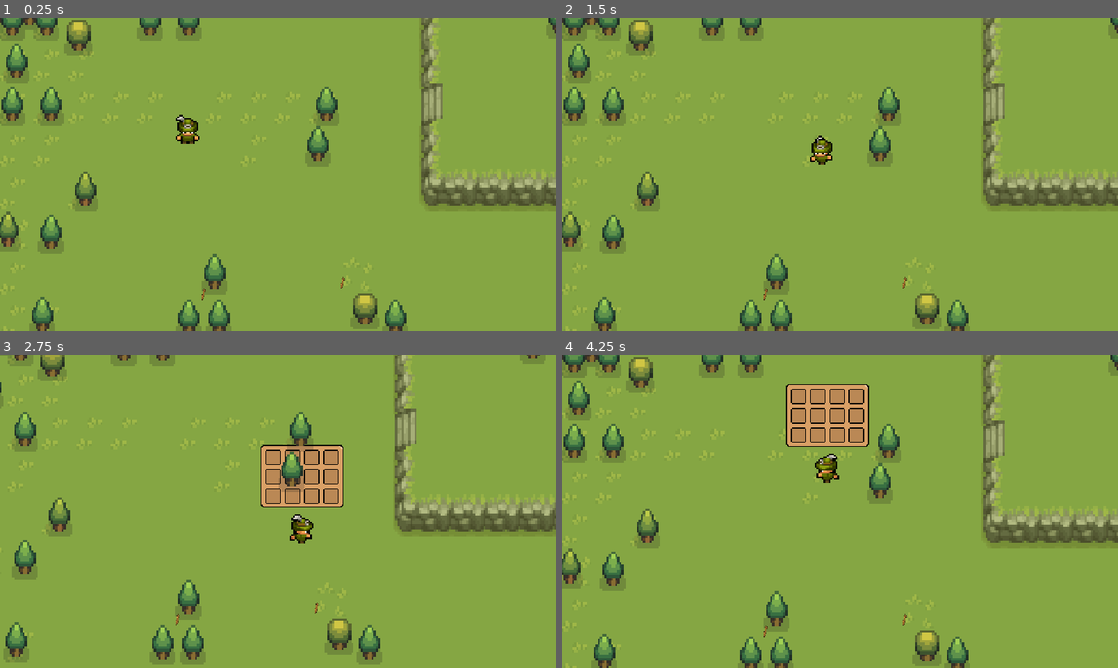
Above: before the commit, frames 1-4 (two rows, left to right).
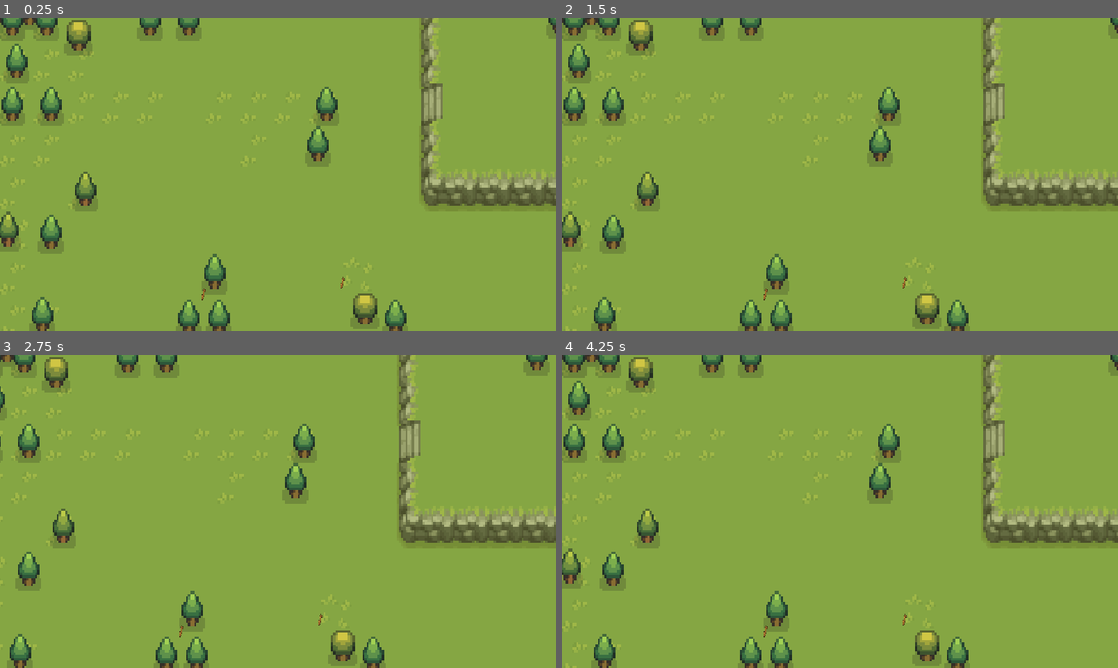
Above: after the commit, the same moments.

Repository: maryBauman/Survive
Game: Godot game, scene res://scenes/places/world.tscn
Same seed, same stepped clock (60 frames per second), same inputs: the game is played once before the commit and once after it.
Inputs:
- Up to frame 1 (0.25 s): no input
- Up to frame 2 (1.5 s): hold D (right) 0.53-1.28 s; tap E (e) at 0.6 s; tap I (i) at 0.8, 1.35 s; hold S (down) from 1.28 s (still down)
- Up to frame 3 (2.75 s): tap E (e) at 1.55, 2.1 s; release S (down) at 2.03 s; hold D (right) from 2.03 s (still down); tap I (i) at 2.3 s
- Up to frame 4 (4.25 s): release D (right) at 2.78 s; hold W (up) 2.78-3.53 s; tap I (i) at 2.85, 3.8 s; tap E (e) at 3.05, 3.6 s; hold A (left) from 3.53 s (still down)

The runs differ from the first frame. In frame 1, 0.3% of the frame differs, in the area x 31-36%, y 30-41%; in frame 2, 0.3%; in frame 3, 15%, in the area x 0-100%, y 0-100%; in frame 4, 3.3%.

Commit message:
collision

Diff:
--- a/scenes/places/world.tscn
+++ b/scenes/places/world.tscn
@@ -325,3 +325,8 @@
 
 [node name="stick_collectable3" parent="." instance=ExtResource("8_p5kkq")]
 position = Vector2(164, 268)
+
+[node name="collisions" type="StaticBody2D" parent="."]
+
+[node name="CollisionPolygon2D" type="CollisionPolygon2D" parent="collisions"]
+polygon = PackedVector2Array(-165, -152, 28, -156, 441, -154, 481, -116, 582, -98, 565, 57, 560, 171, 521, 367, 508, 461, 487, 546, 491, 747, 488, 835, 321, 844, 30, 842, -202, 824, -200, 633, -166, 434, -164, 243, -166, -2)
